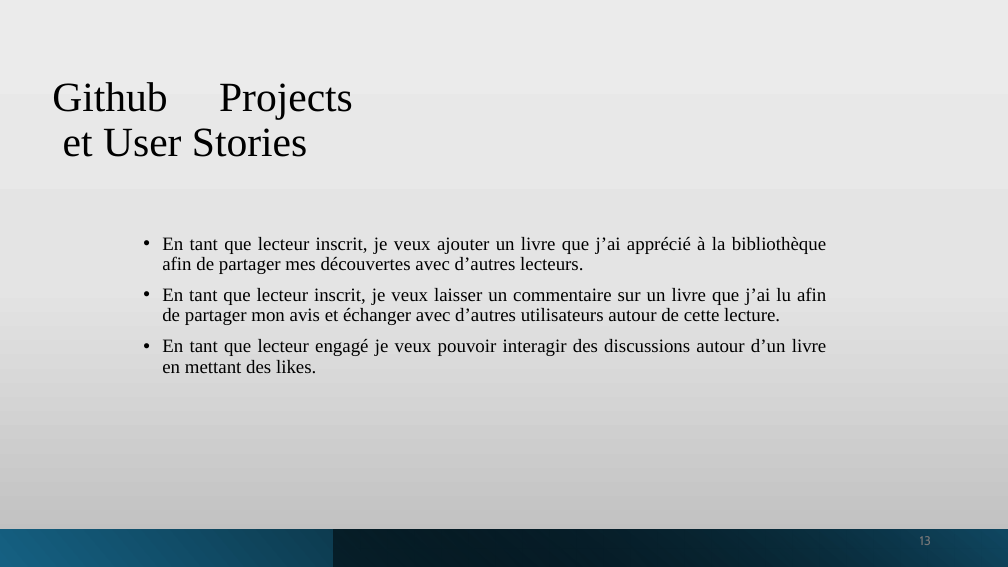
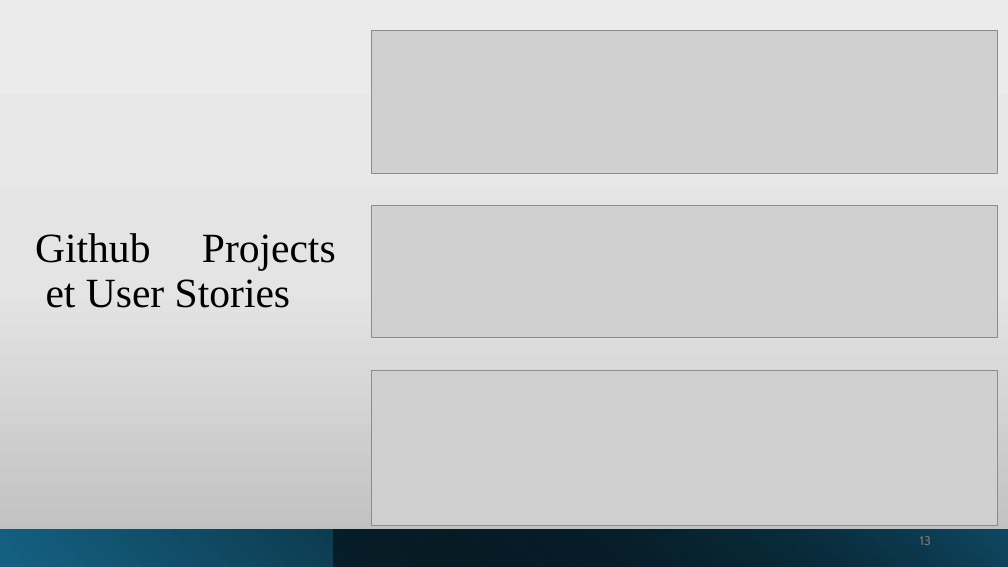
Before and after one commit to manelbenhamouda/projets-CDA, a slide deck: slide 13 of Diaporama_Haldan.pptx. Drawn at 1008x567 pixels with LibreOffice and Linux fonts; fonts in the diff are those of the drawing; grey boxes stand for pictures. Boxes give left, top, right and bottom in pixels: in the first picture for what was removed or moved away, otherwise in the second. Text is boxed around its words. In the diff, an @@ line names an element or a change of style, - is before the commit and + after.

Commit message:
ajout diapo maj après correction

```diff
--- a/Diaporama_Haldan.pptx
+++ b/Diaporama_Haldan.pptx
@@ picture added at (371, 30, 998, 173) @@
@@ picture added at (371, 206, 998, 338) @@
@@ title "Github Projects et User Stories": place and size @@
-title "Github Projects et User Stories" at (52, 82, 353, 157)
+title "Github Projects et User Stories" at (35, 233, 336, 308)
@@ text removed at (162, 237, 827, 373) @@
-• En tant que lecteur inscrit, je veux ajouter un livre que j’ai apprécié à la bibliothèque afin de partager mes découvertes avec d’autres lecteurs.
-• En tant que lecteur inscrit, je veux laisser un commentaire sur un livre que j’ai lu afin de partager mon avis et échanger avec d’autres utilisateurs autour de cette lecture.
-• En tant que lecteur engagé je veux pouvoir interagir des discussions autour d’un livre en mettant des likes.
@@ picture added at (371, 371, 998, 526) @@
```
Also in this commit, not shown: 7 other slides changed, 2 other files.
